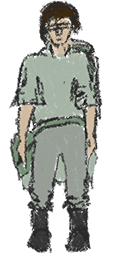
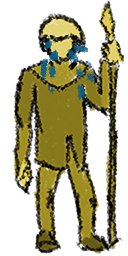
Two versions of the same layered image (128 × 256). Layer-by-layer changes:
showed group "Guard" (1st of 2) (3 layers) over [9, 0, 124, 254]
added layer "Layer 8" in group "Guard" over [40, 40, 95, 101]
added layer "SadGuard" in group "Guard" over [12, 0, 124, 254]
hid group "Char" (4 layers) over [9, 0, 104, 254]
